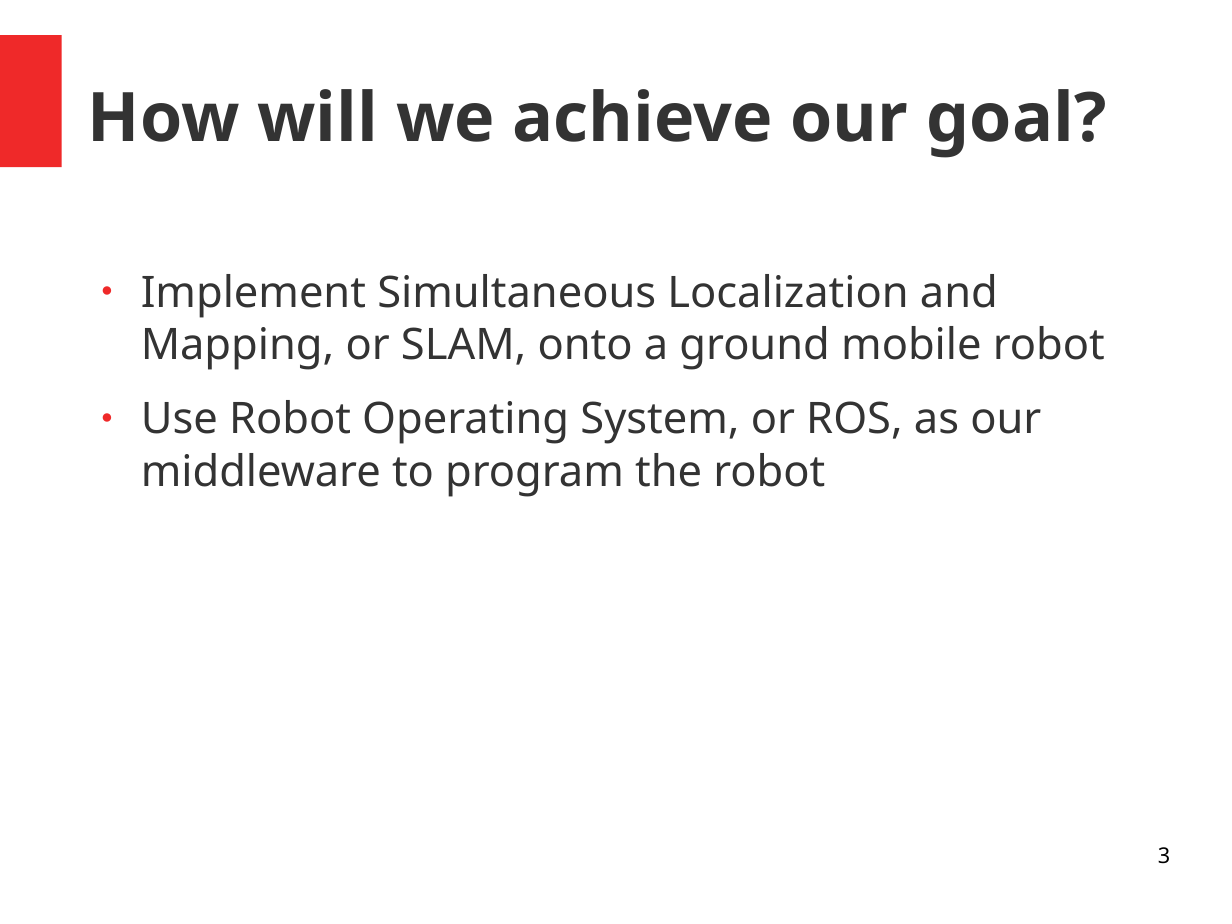
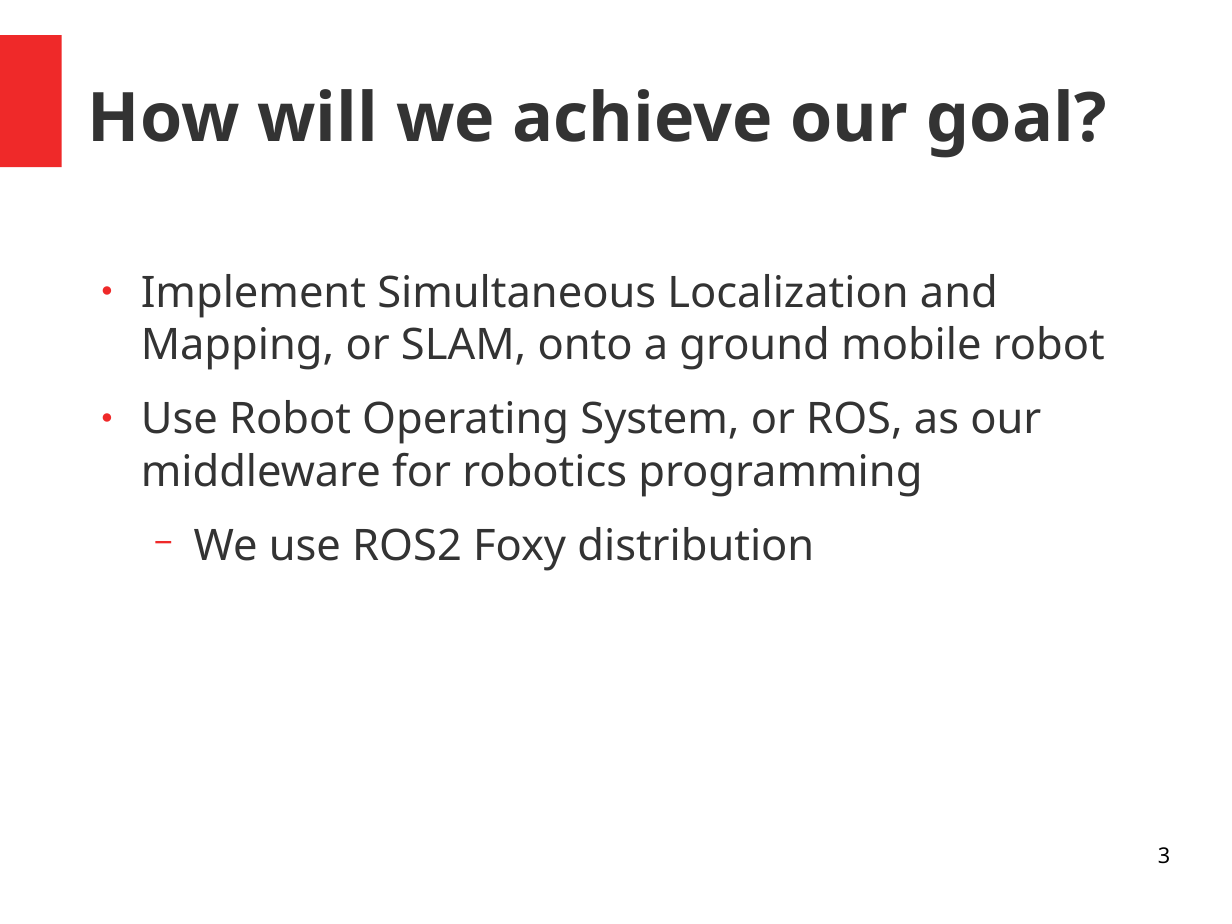
Before and after one commit to huybeme/slam_capstone, a slide deck: slide 3 of presentaton.odp. Drawn at 1232x924 pixels with LibreOffice and Linux fonts; fonts in the diff are those of the drawing. Boxes give left, top, right and bottom in pixels: in the first picture for what was removed or moved away, otherwise in the second. Text is boxed around its words. In the diff, an @@ line names an element or a change of style, - is before the commit and + after.

```diff
--- a/presentaton.odp
+++ b/presentaton.odp
@@ text at (x1=141, y1=400, x2=1041, y2=571): text changed @@
-● Use Robot Operating System, or ROS, as our middleware to program the robot
+● Use Robot Operating System, or ROS, as our middleware for robotics programming
+  − We use ROS2 Foxy distribution
```
Also in this commit, not shown: 6 other slides changed, 23 slides added.
